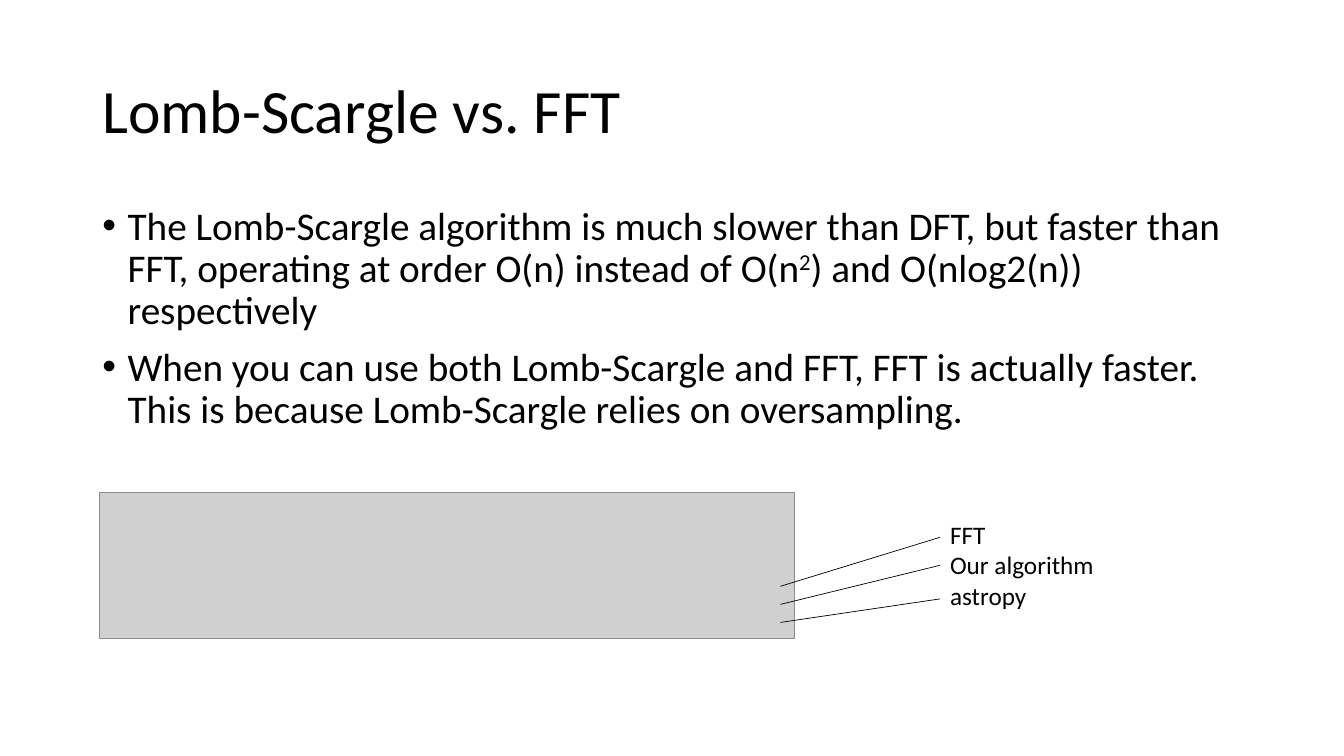
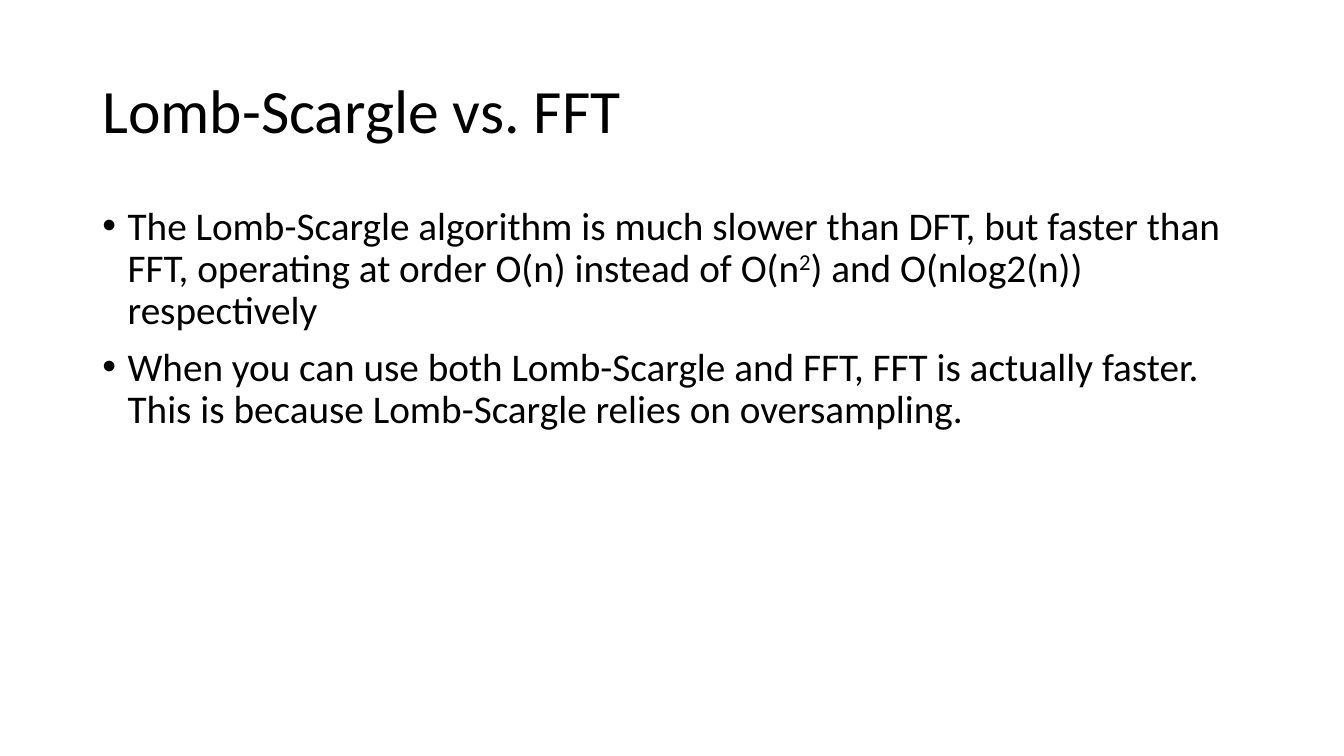
Before and after one commit to Tsintsuntsini/PHYS_581, a slide deck: slide 11 of Presentation2/The Lomb-Scargle Algorithm-v2.pptx. Drawn at 1344x756 pixels with LibreOffice and Linux fonts; fonts in the diff are those of the drawing; grey boxes stand for pictures. Boxes give left, top, right and bottom in pixels: in the first picture for what was removed or moved away, otherwise in the second. Text is boxed around its words. In the diff, an @@ line names an element or a change of style, - is before the commit and + after.

Commit message:
astropy code snippet

```diff
--- a/Presentation2/The Lomb-Scargle Algorithm-v2.pptx
+++ b/Presentation2/The Lomb-Scargle Algorithm-v2.pptx
@@ picture removed at box(100, 492, 795, 638) @@
@@ line removed from (941, 537) to (780, 587) @@
@@ text removed at box(950, 527, 1093, 609) @@
-FFT
-Our algorithm
-astropy
@@ line removed from (941, 566) to (780, 605) @@
@@ line removed from (941, 599) to (780, 622) @@
```
Also in this commit, not shown: 2 other slides changed, 1 slide removed, 2 other files.
